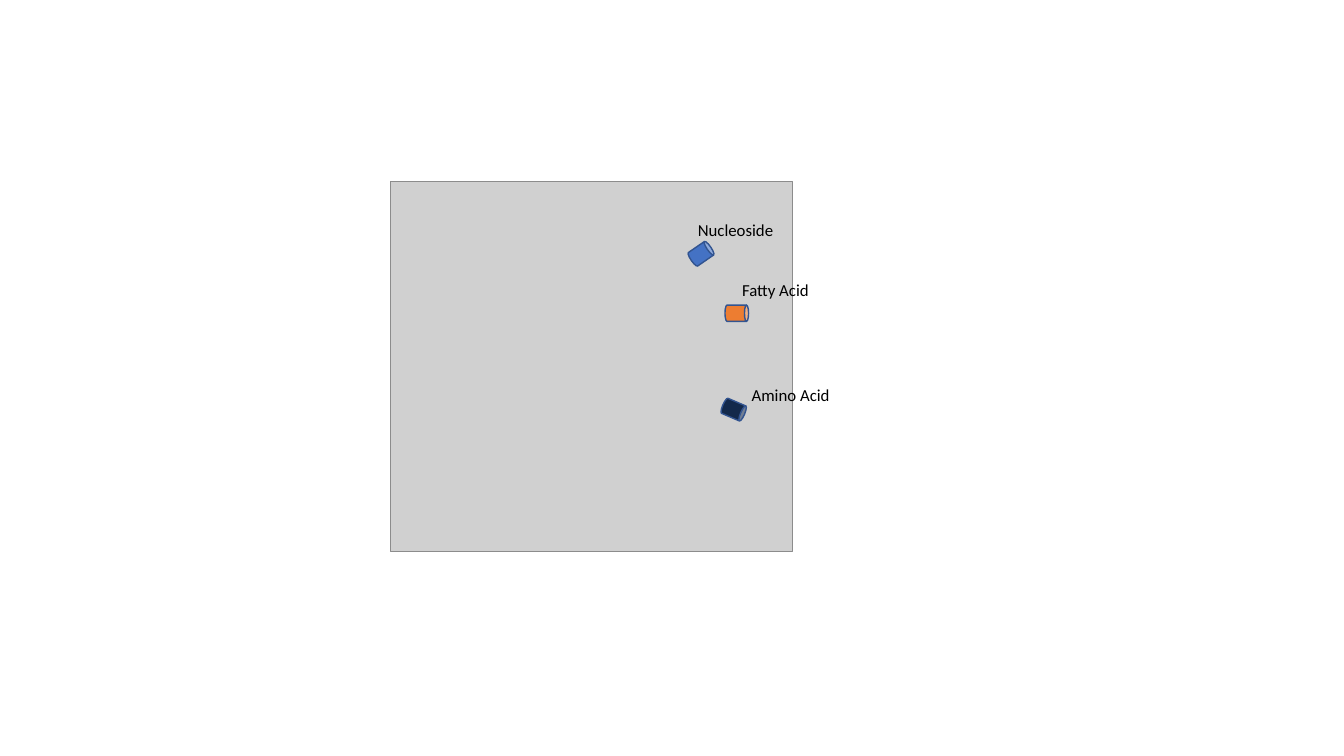
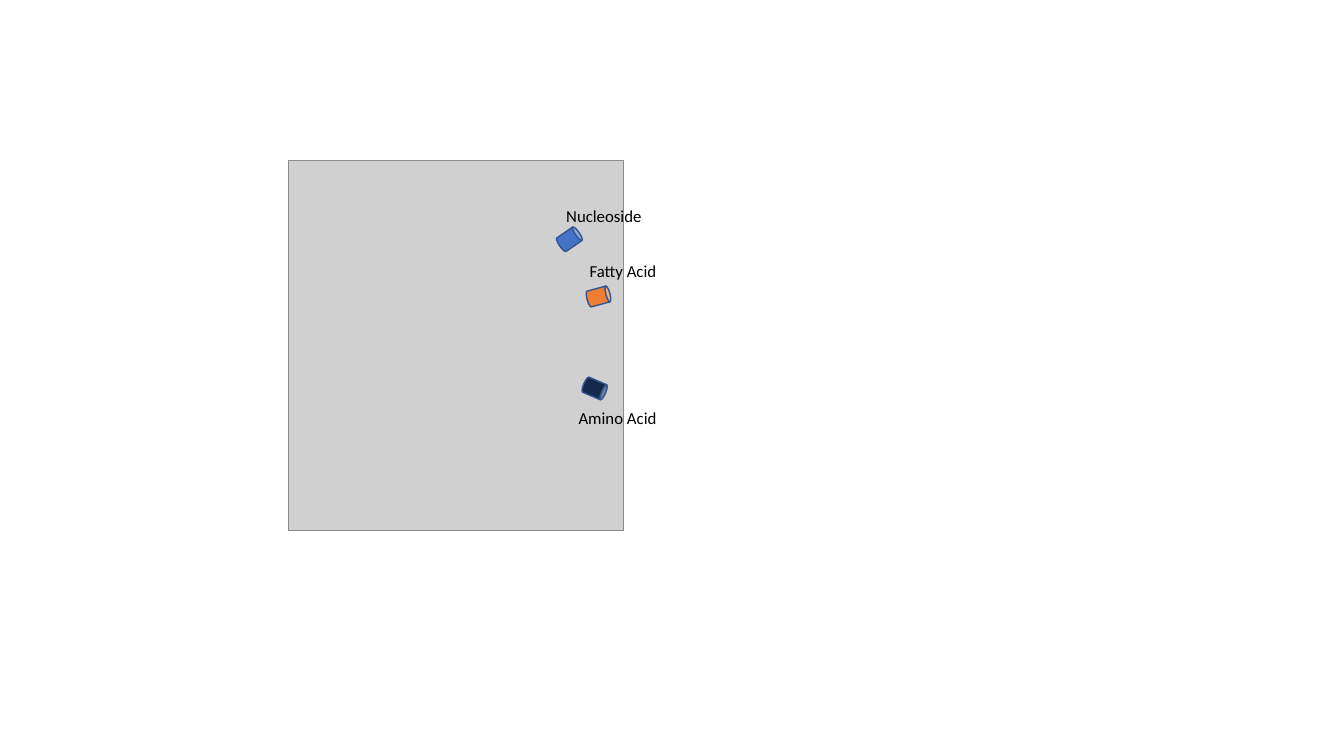
Before and after one commit to Luthey-Schulten-Lab/SummerSchool_2025, a slide deck: slide 5 of CME/figs/figs_WCM/figs_WCM.pptx. Drawn at 1344x756 pixels with LibreOffice and Linux fonts; fonts in the diff are those of the drawing; grey boxes stand for pictures. Boxes give left, top, right and bottom in pixels: in the first picture for what was removed or moved away, otherwise in the second. Text is boxed around its words. In the diff, an @@ line names an element or a change of style, - is before the commit and + after.

```diff
--- a/CME/figs/figs_WCM/figs_WCM.pptx
+++ b/CME/figs/figs_WCM/figs_WCM.pptx
@@ picture resized from (x1=390, y1=181, x2=792, y2=552) to (x1=288, y1=160, x2=623, y2=530) @@
@@ text "Nucleoside" rewrapped from (x1=698, y1=224, x2=773, y2=236) to (x1=566, y1=208, x2=641, y2=226) @@
@@ cylinder moved from (x1=687, y1=240, x2=715, y2=267) to (x1=556, y1=226, x2=584, y2=253) @@
@@ text "Fatty Acid" moved from (x1=742, y1=283, x2=808, y2=301) to (x1=590, y1=265, x2=656, y2=280) @@
@@ cylinder at (x1=586, y1=286, x2=612, y2=308): rotation 90 to 75 degrees @@
@@ cylinder moved from (x1=720, y1=398, x2=748, y2=422) to (x1=581, y1=377, x2=609, y2=401) @@
@@ text "Amino Acid" moved from (x1=752, y1=388, x2=829, y2=406) to (x1=579, y1=410, x2=656, y2=428) @@
```
Also in this commit, not shown: 1 slide added, 4 other files.
